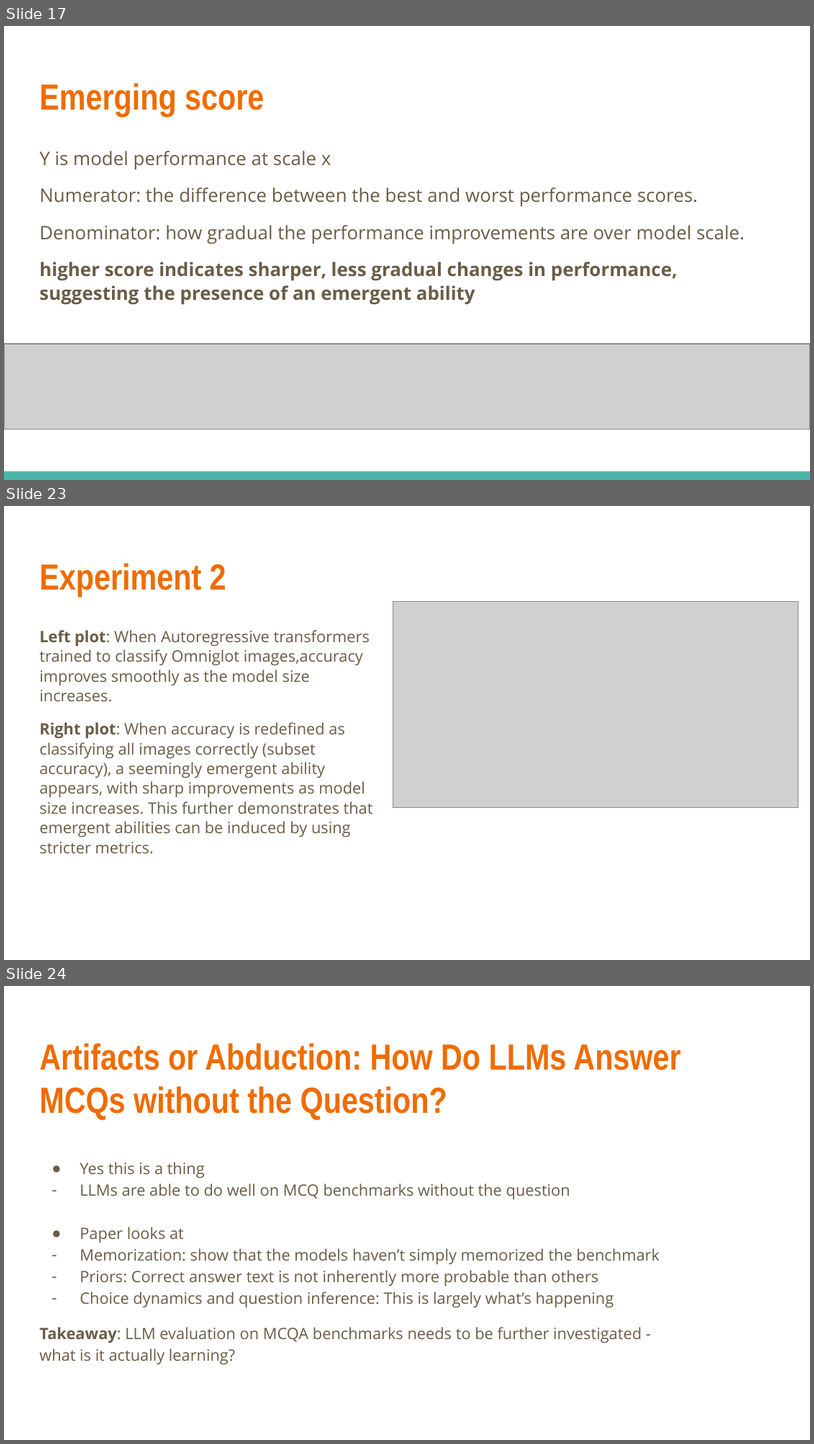
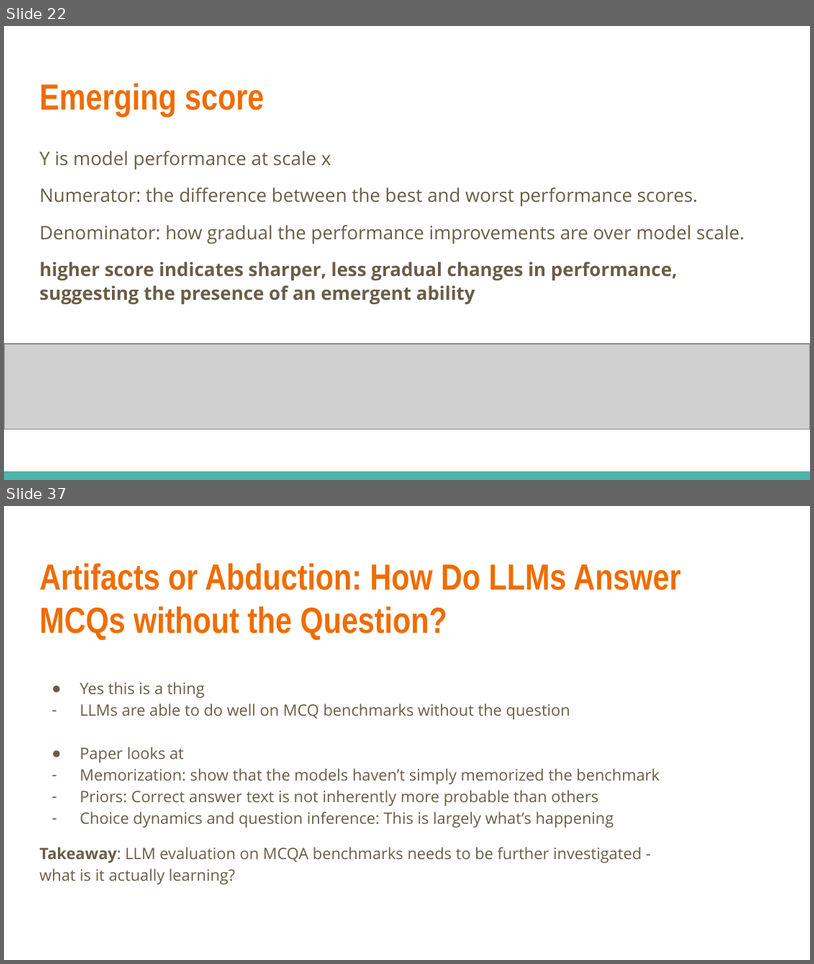
Before and after one commit to JHU-CLSP/csci-601-771-self-supervised-models, a slide deck: fa2024/files/presentations/9-19-EmergentAbility-Zhong-Bafna.pptx. Shown one above the other, each under a label of ours: slides 17, 23 and 24 before the commit, slides 22 and 37 after it; the slides between them are not shown. The pictures are 814x1444 and 814x964 pixels, drawn with LibreOffice and Linux fonts; fonts in the diff are those of the drawing; grey boxes stand for pictures. Boxes give left, top, right and bottom in pixels: in the first picture for what was removed or moved away, otherwise in the second. Text is boxed around its words. In the diff, an @@ line names an element or a change of style, - is before the commit and + after.

```diff
--- a/fa2024/files/presentations/9-19-EmergentAbility-Zhong-Bafna.pptx
+++ b/fa2024/files/presentations/9-19-EmergentAbility-Zhong-Bafna.pptx
@@ slide 23 removed at [4, 506, 810, 960], background #FFFFFF @@
@@ title removed at [39, 563, 226, 597] @@
-Experiment 2
@@ picture removed at [393, 601, 798, 807] @@
@@ text removed at [39, 630, 373, 853] @@
-Left plot: When Autoregressive transformers trained to classify Omniglot images,accuracy improves smoothly as the model size increases.
-Right plot: When accuracy is redefined as classifying all images correctly (subset accuracy), a seemingly emergent ability appears, with sharp improvements as model size increases. This further demonstrates that emergent abilities can be induced by using stricter metrics.
@@ what was slide 17 is now slide 22 @@
@@ what was slide 24 is now slide 37 @@
```
Also in this commit, not shown: 13 slides changed, 18 slides added, 4 other slides removed, 1 other file.
